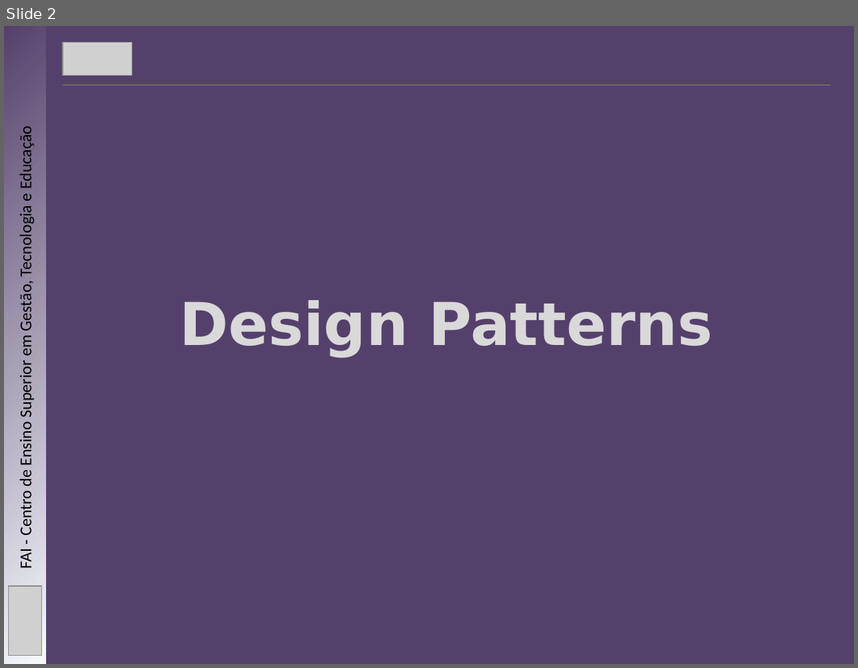
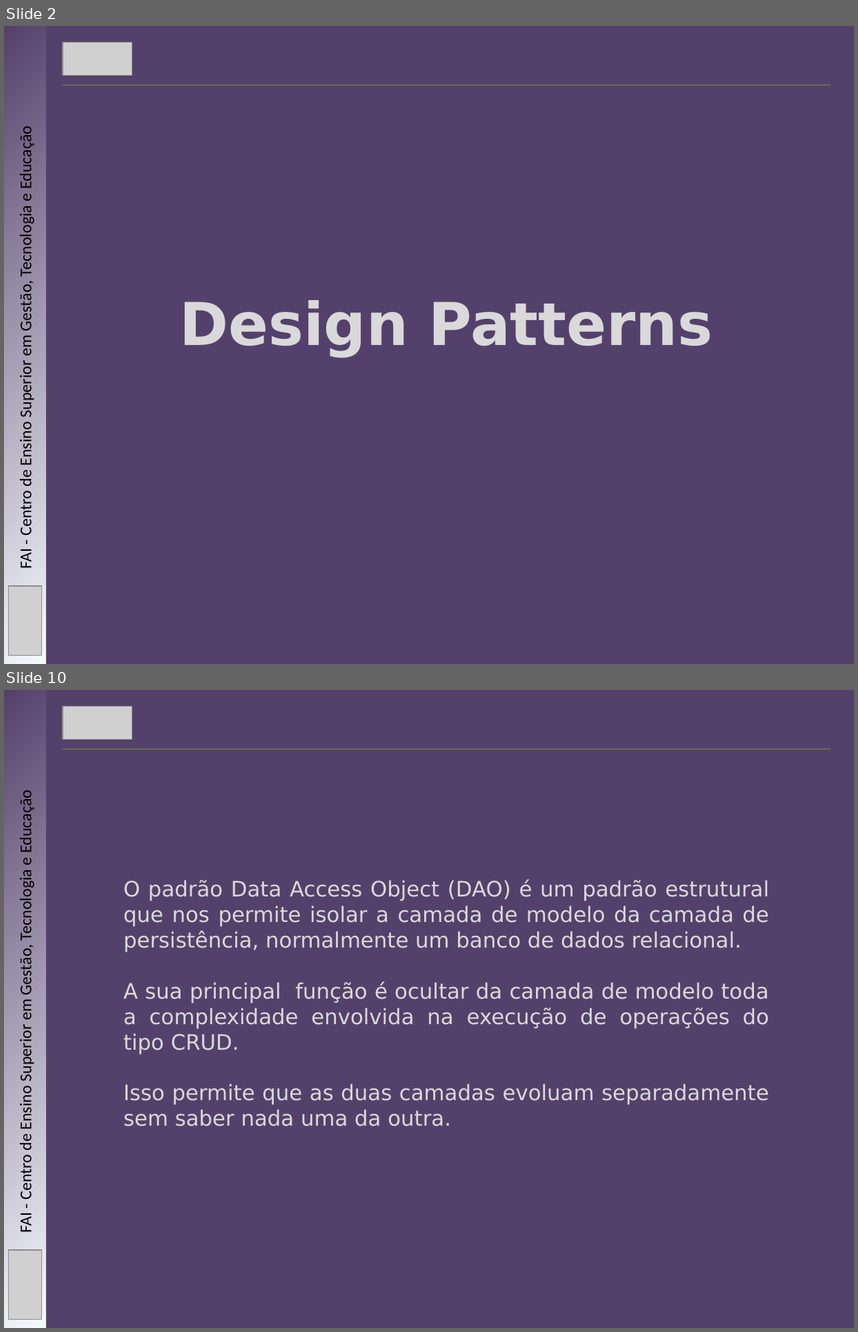
Before and after one commit to mbernardesp/lab-dev-software-sgh, a slide deck: slides/design-patterns.pptx. Shown one above the other, each under a label of ours: slide 2 before the commit, slides 2 and 10 after it; the slides between them are not shown. The pictures are 858x668 and 858x1332 pixels, drawn with LibreOffice and Linux fonts; fonts in the diff are those of the drawing; grey boxes stand for pictures. Boxes give left, top, right and bottom in pixels: in the first picture for what was removed or moved away, otherwise in the second. Text is boxed around its words. In the diff, an @@ line names an element or a change of style, - is before the commit and + after.

```diff
--- a/slides/design-patterns.pptx
+++ b/slides/design-patterns.pptx
@@ slide 10 added at [4,690,854,1328], background #54416B @@
@@ rectangle added at [4,690,45,1328], fill gradient #F6F9FC to #54416B @@
@@ picture added at [63,706,132,739] @@
@@ line added from (63, 749) to (831, 749), #4F6228 0.75 pt @@
@@ text added at [16,796,36,1232], 14 pt, text #000000 @@
+FAI - Centro de Ensino Superior em Gestão, Tecnologia e Educação
@@ text added at [123,879,769,1126], 18 pt, text #D9D9D9 @@
+O padrão Data Access Object (DAO) é um padrão estrutural que nos permite isolar a camada de modelo da camada de persistência, normalmente um banco de dados relacional.
+A sua principal função é ocultar da camada de modelo toda a complexidade envolvida na execução de operações do tipo CRUD.
+Isso permite que as duas camadas evoluam separadamente sem saber nada uma da outra.
@@ picture added at [9,1250,42,1319] @@
```
Also in this commit, not shown: 4 slides changed, 5 other slides added, 7 other files.
